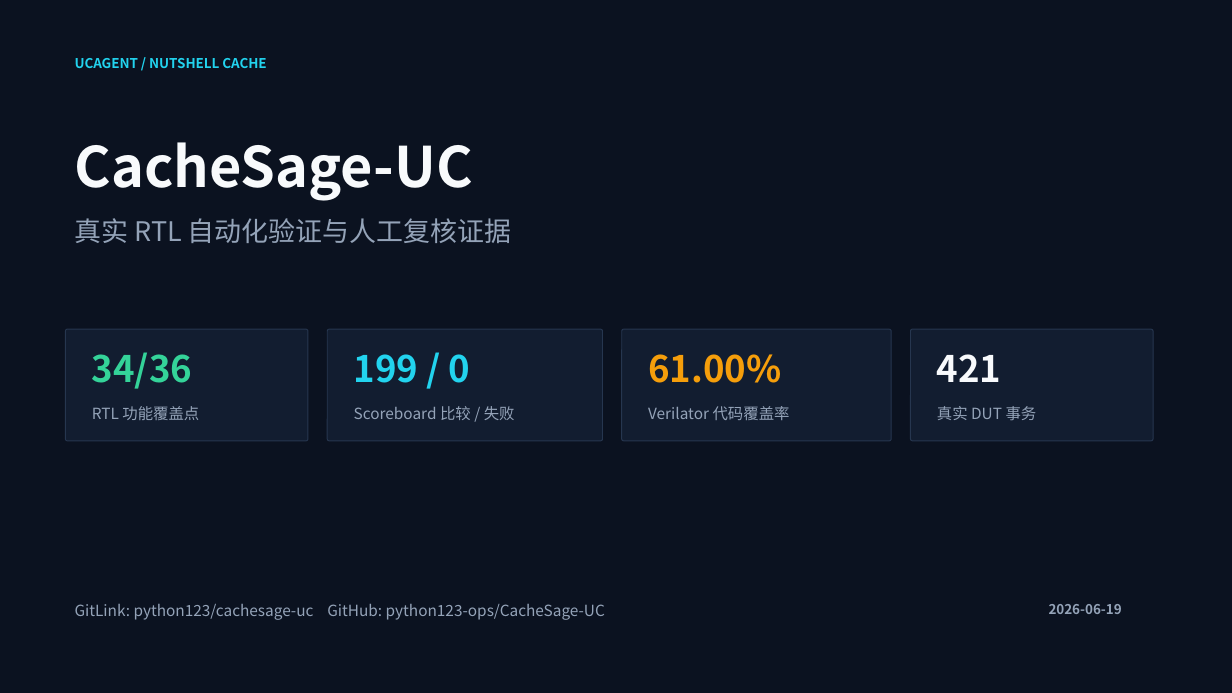
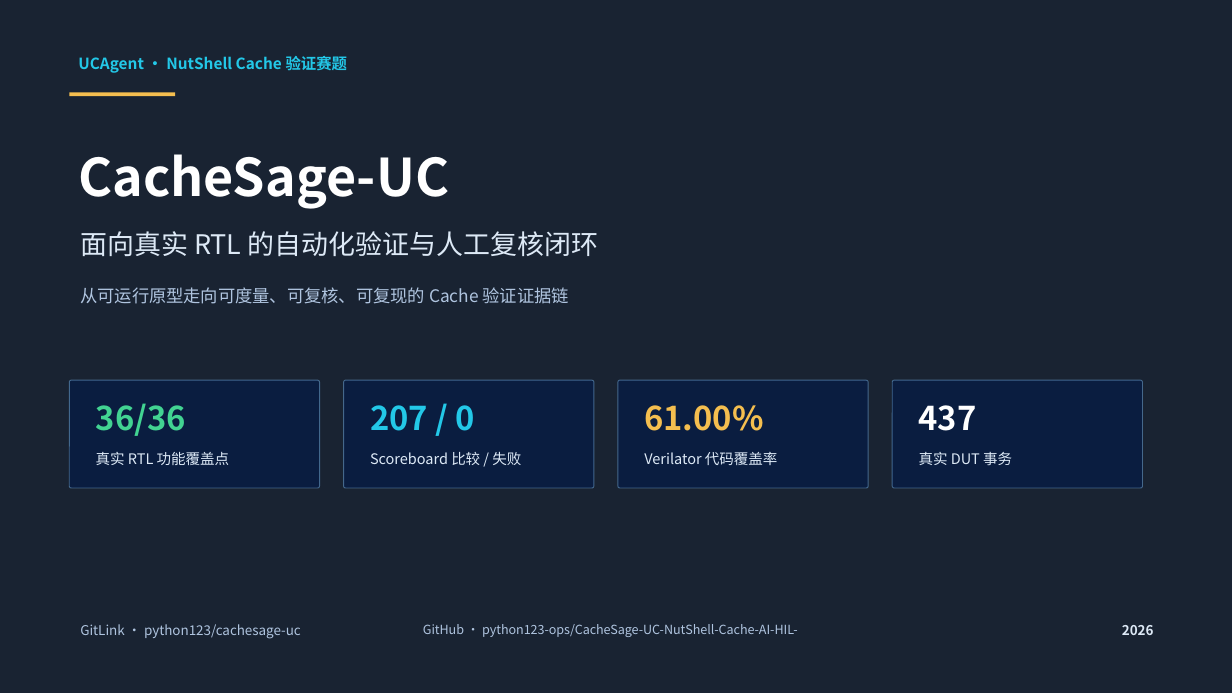
Before and after one commit to python123-ops/CacheSage-UC-NutShell-Cache-AI-HIL-, a slide deck: slide 1 of reports/CacheSage-UC-defense-demo.pptx. Drawn at 1232x693 pixels with LibreOffice and Linux fonts; fonts in the diff are those of the drawing; background and template pictures are left out; a plain dark background stands for a picture behind light text. Boxes give left, top, right and bottom in pixels: in the first picture for what was removed or moved away, otherwise in the second. Text is boxed around its words. In the diff, an @@ line names an element or a change of style, - is before the commit and + after.

```diff
--- a/reports/CacheSage-UC-defense-demo.pptx
+++ b/reports/CacheSage-UC-defense-demo.pptx
@@ background #0B1220 to picture (left out) @@
@@ rectangle added at bbox=[0, 0, 1232, 693], fill #061A3A at 47% opacity @@
@@ text at bbox=[78, 56, 348, 73]: text changed; size 10.5 to 12 pt; text colour #22D3EE to #23C8E8 @@
-UCAGENT / NUTSHELL CACHE
+UCAgent · NutShell Cache 验证赛题
@@ rectangle added at bbox=[69, 92, 176, 96], fill #F4BE4F @@
@@ text "CacheSage-UC": place and size @@
-text "CacheSage-UC" at bbox=[75, 142, 473, 201]
+text "CacheSage-UC" at bbox=[78, 154, 449, 209]
@@ text "CacheSage-UC" at bbox=[78, 154, 449, 209]: size 43.5 to 40.5 pt, text colour #F8FAFC to #FFFFFF @@
@@ text at bbox=[80, 231, 598, 256]: text changed; text colour #94A3B8 to #DDE9F6 @@
-真实 RTL 自动化验证与人工复核证据
+面向真实 RTL 的自动化验证与人工复核闭环
@@ text added at bbox=[80, 287, 569, 304], 13.5 pt, text #AFC4DF @@
+从可运行原型走向可度量、可复核、可复现的 Cache 验证证据链
@@ text removed at bbox=[937, 354, 1002, 382] @@
-421
@@ rounded rectangle: place and size @@
-rounded rectangle at bbox=[66, 329, 308, 441]
+rounded rectangle at bbox=[69, 380, 320, 488]
@@ rounded rectangle: place and size @@
-rounded rectangle at bbox=[327, 329, 603, 441]
+rounded rectangle at bbox=[344, 380, 594, 488]
@@ fill #121D30 to #081D43 at 88% opacity; outline #26364F 0.75 pt to #6EA4D2 0.75 pt; proportions changed in 4 elements at bbox=[69, 380, 320, 488], bbox=[893, 380, 1143, 488], bbox=[344, 380, 594, 488], bbox=[618, 380, 869, 488] @@
@@ rounded rectangle: place and size @@
-rounded rectangle at bbox=[622, 329, 892, 441]
+rounded rectangle at bbox=[618, 380, 869, 488]
@@ rounded rectangle: place and size @@
-rounded rectangle at bbox=[910, 329, 1153, 441]
+rounded rectangle at bbox=[893, 380, 1143, 488]
@@ text at bbox=[96, 403, 186, 436]: text changed; size 28.5 to 25.5 pt; text colour #34D399 to #42D392 @@
-34/36
+36/36
@@ text at bbox=[370, 405, 475, 431]: text changed; size 28.5 to 25.5 pt; text colour #22D3EE to #23C8E8 @@
-199 / 0
+207 / 0
@@ text "61.00%": place and size @@
-text "61.00%" at bbox=[648, 354, 781, 383]
+text "61.00%" at bbox=[644, 405, 763, 431]
@@ text "61.00%" at bbox=[644, 405, 763, 431]: size 28.5 to 25.5 pt, text colour #F59E0B to #F4BE4F @@
@@ text added at bbox=[919, 405, 977, 431], 25.5 pt, text #FFFFFF, bold @@
+437
@@ text "Scoreboard 比较 / 失败": place and size @@
-text "Scoreboard 比较 / 失败" at bbox=[354, 406, 515, 420]
+text "Scoreboard 比较 / 失败" at bbox=[370, 452, 521, 465]
@@ size 12 to 11.2 pt, text colour #94A3B8 to #DDE9F6 in 3 elements at bbox=[919, 452, 1012, 465], bbox=[370, 452, 521, 465], bbox=[644, 452, 777, 465] @@
@@ text "Verilator 代码覆盖率": place and size @@
-text "Verilator 代码覆盖率" at bbox=[648, 406, 790, 420]
+text "Verilator 代码覆盖率" at bbox=[644, 452, 777, 465]
@@ text "真实 DUT 事务": place and size @@
-text "真实 DUT 事务" at bbox=[937, 406, 1037, 420]
+text "真实 DUT 事务" at bbox=[919, 452, 1012, 465]
@@ text at bbox=[96, 452, 229, 465]: text changed; size 12 to 11.2 pt; text colour #94A3B8 to #DDE9F6 @@
-RTL 功能覆盖点
+真实 RTL 功能覆盖点
@@ text at bbox=[80, 624, 301, 639]: text changed; size 12 to 10.5 pt; text colour #94A3B8 to #AFC4DF @@
-GitLink: python123/cachesage-uc GitHub: python123-ops/CacheSage-UC
+GitLink · python123/cachesage-uc
@@ text added at bbox=[423, 624, 798, 637], 9.8 pt, text #AFC4DF @@
+GitHub · python123-ops/CacheSage-UC-NutShell-Cache-AI-HIL-
@@ text at bbox=[1122, 625, 1154, 635]: text changed; text colour #94A3B8 to #DDE9F6 @@
-2026-06-19
+2026
```
Also in this commit, not shown: 2 other slides changed, 9 slides added, 5 slides removed, 25 other files.
